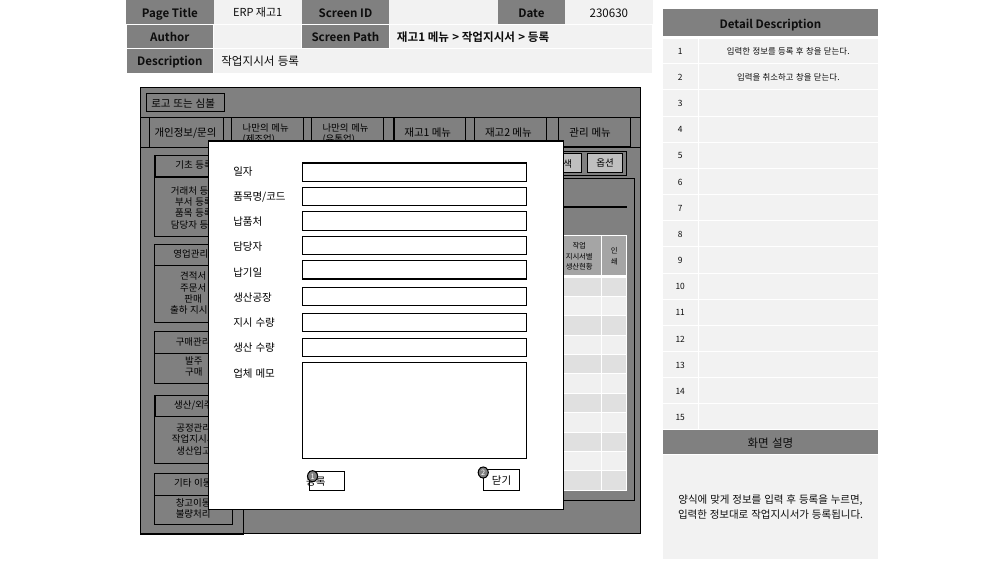
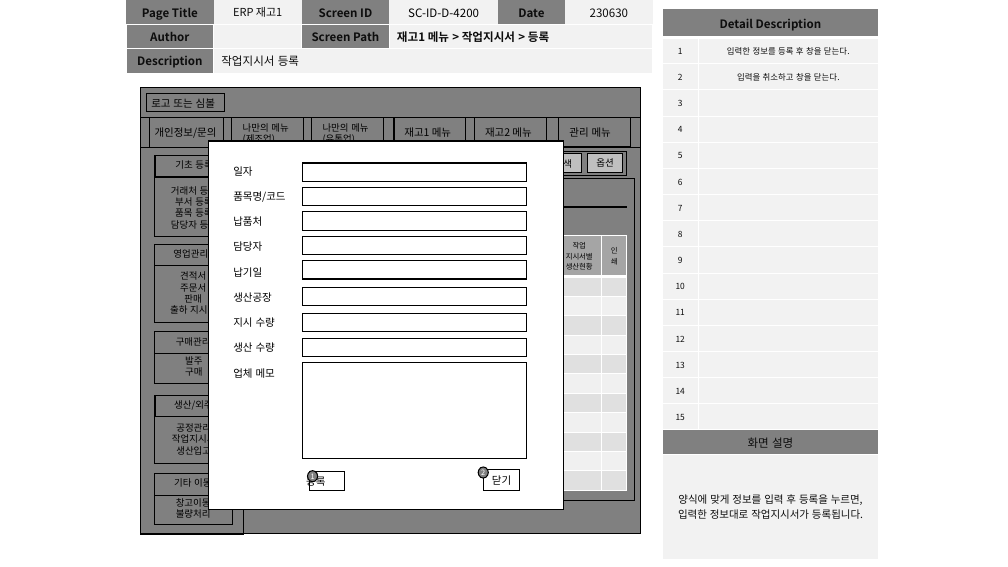
Before and after one commit to dw-final-project/dwFinal, a slide deck: slide 40 of 프로젝트 관련 자료/재고 1(박희성).pptx. Drawn at 1008x567 pixels with LibreOffice and Linux fonts; fonts in the diff are those of the drawing. Boxes give left, top, right and bottom in pixels: in the first picture for what was removed or moved away, otherwise in the second. Text is boxed around its words. In the diff, an @@ line names an element or a change of style, - is before the commit and + after.

```diff
--- a/프로젝트 관련 자료/재고 1(박희성).pptx
+++ b/프로젝트 관련 자료/재고 1(박희성).pptx
@@ table at box(126, 0, 653, 72) @@
-row 1, column 4: 
+row 1, column 4: SC-ID-D-4200
```
Also in this commit, not shown: 45 other slides changed, 1 other file.
